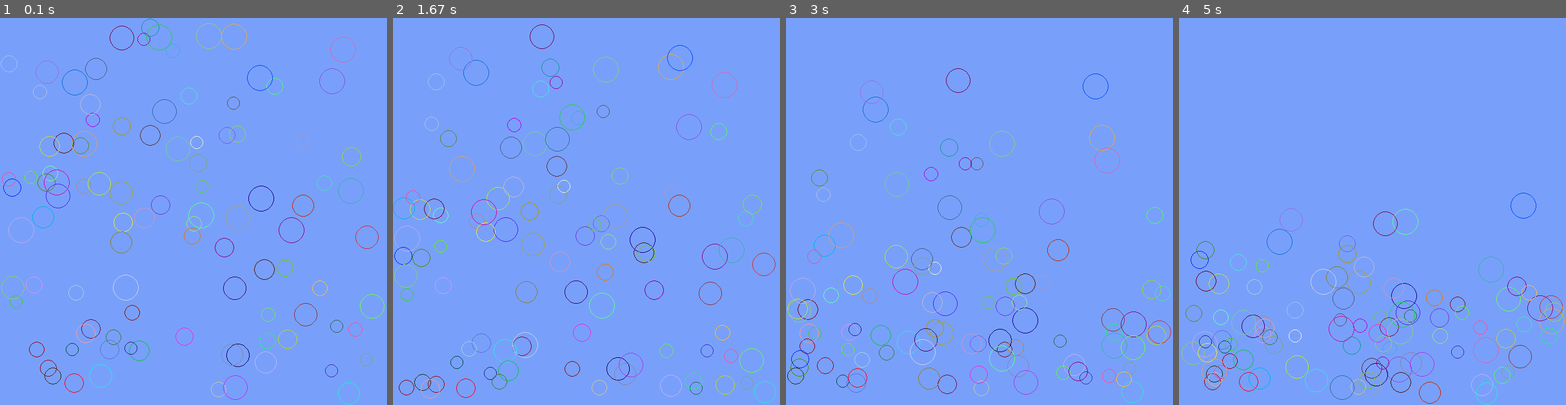
Above: before the commit, frames 1-4 (left to right).
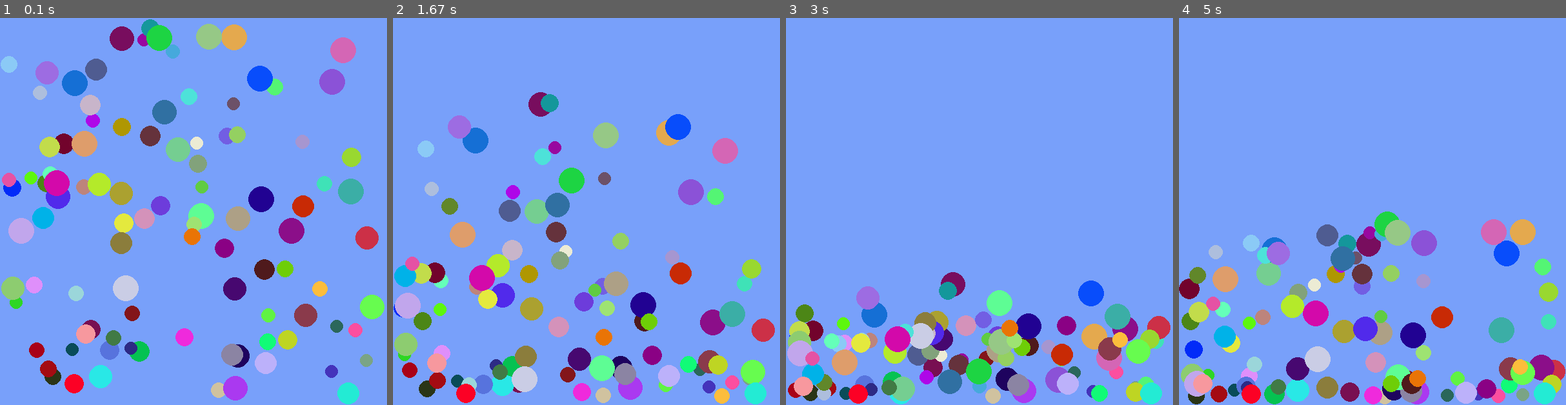
Above: after the commit, the same moments.

Repository: maciejbac/pyGame
Game: pygame game, started from main.py
Two runs of this game, one before a commit and one after it. Both use one fixed random seed, a clock stepped at 60 frames per second and the inputs below.
Inputs:
- Up to frame 1 (0.1 s): no input
- Up to frame 2 (1.67 s): no input
- Up to frame 3 (3 s): no input
- Up to frame 4 (5 s): no input

The runs differ from the first frame. In frame 1, 18% of the frame differs, in the area x 0-100%, y 0-100%; in frame 2, 20%, in the area x 0-99%, y 1-100%; in frame 3, 16%; in frame 4, 18%.

Commit message:
Added drag and bounce momentum loss

Diff:
--- a/main.py
+++ b/main.py
@@ -13,7 +13,9 @@
 background_color = (120, 160, 250)
 pygame.display.set_caption('Ball game')
 particle_count = 100
-gravity = (math.pi, 0.01)
+gravity = (math.pi, 0.03)
+drag = 0.999
+elasticity = 0.75
 
 # Initialize the screen object
 screen = pygame.display.set_mode((width, height))
@@ -31,7 +33,7 @@
 
         # TEMPORARY: set random colour and thickness, TODO: add support for manual colour selection
         self.colour = (random.randint(0, 255), random.randint(0, 255), random.randint(0, 255))
-        self.thickness = 1
+        self.thickness = 30
 
         # set default speed and angle, can be changed when creating Particle object
         self.speed = 0.01
@@ -49,23 +51,30 @@
         # Gravity function that adds a pre-defined gravity vector to the existing movement vector of the particle
         (self.angle, self.speed) = add_vectors(self.angle, self.speed, *gravity)
 
+        # Multiply particle's speed by the drag to introduce air drag
+        self.speed *= drag
+
     # if statements that detect and respond to collisions. Each if statement handles 1 out of 4 sides of the window.
     def bounce(self):
         if self.x > width - self.size:
             self.x = 2 * (width - self.size) - self.x
             self.angle = - self.angle
+            self.speed *= elasticity
 
         elif self.x < self.size:
             self.x = 2 * self.size - self.x
             self.angle = - self.angle
+            self.speed *= elasticity
 
         if self.y > height - self.size:
             self.y = 2 * (height - self.size) - self.y
             self.angle = math.pi - self.angle
+            self.speed *= elasticity
 
         elif self.y < self.size:
             self.y = 2 * self.size - self.y
             self.angle = math.pi - self.angle
+            self.speed *= elasticity
 
 
 def add_vectors(angle1, length1, angle2, length2):
